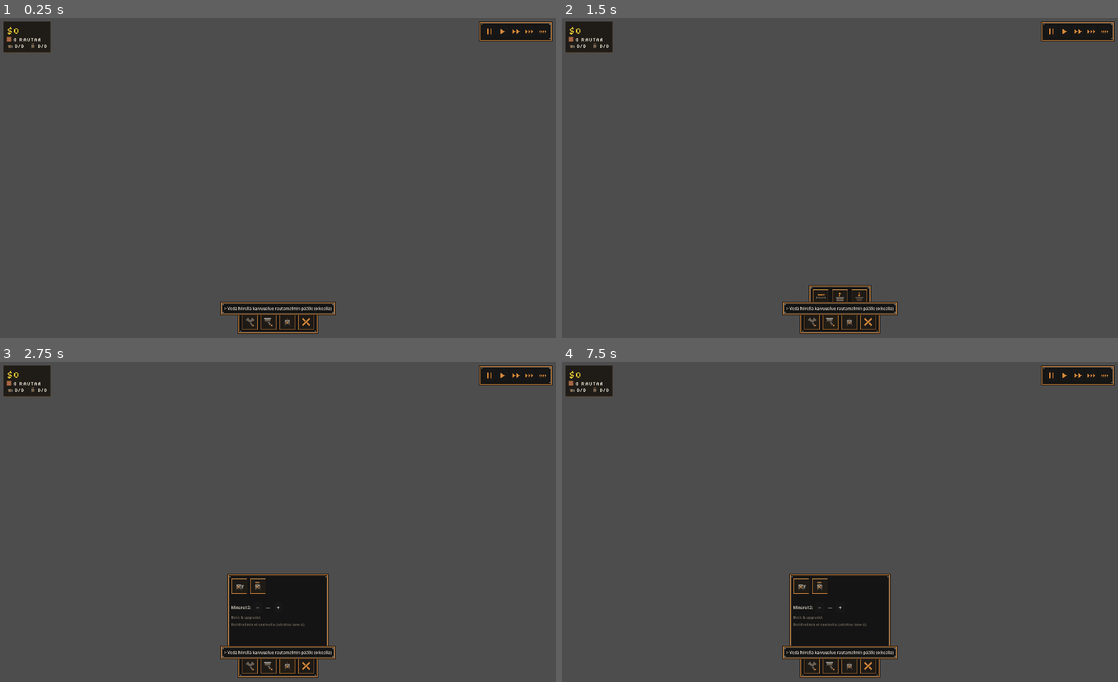
Above: before the commit, frames 1-4 (two rows, left to right).
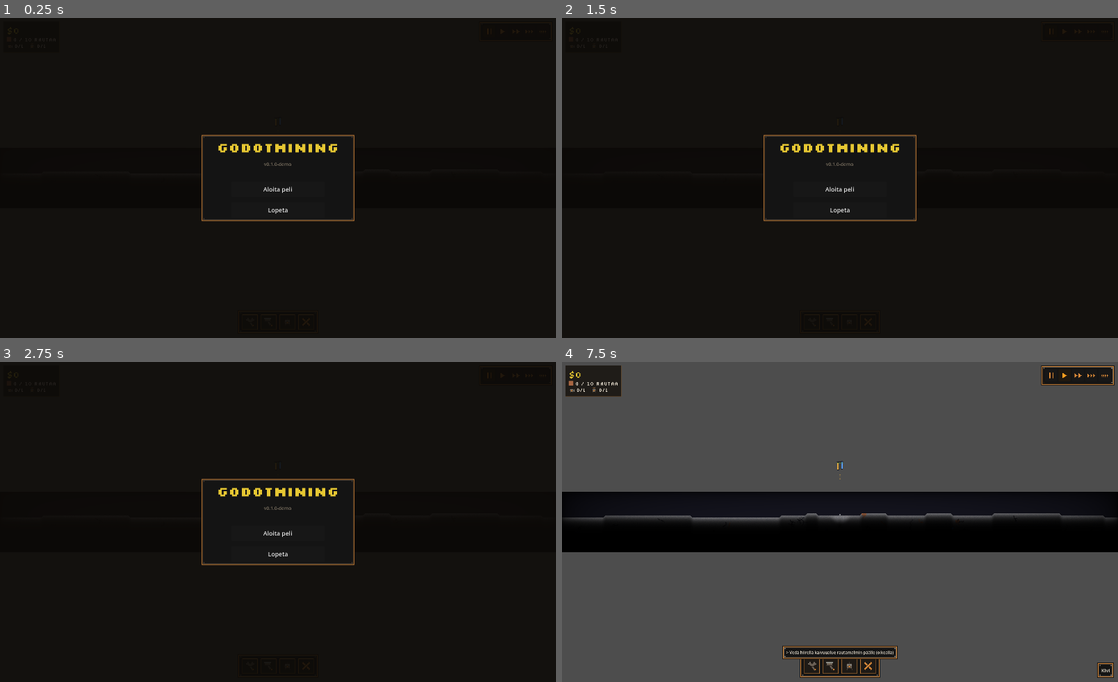
Above: after the commit, the same moments.

Repository: Orveli/GodotMining
Game: Godot game, scene res://scenes/main.tscn
Same seed, same stepped clock (60 frames per second), same inputs: the game is played once before the commit and once after it.
Inputs (mouse positions are in pixels of both pictures, inside the frame that each line leads up to):
- Up to frame 1 (0.25 s): no input
- Up to frame 2 (1.5 s): click (812, 322) at 0.5 s; click (828, 322) at 1.25 s
- Up to frame 3 (2.75 s): click (289, 666) at 2 s
- Up to frame 4 (7.5 s): click (1051, 374) at 2.77 s; click (1062, 374) at 3.52 s; click (1079, 374) at 4.27 s; click (1090, 374) at 5.02 s; click (1106, 374) at 5.77 s; click (801, 586) at 6.52 s; click (840, 534) at 7.25 s, where only the run after the commit has a clickable "Aloita peli"

The runs differ from the first frame. In frame 1, 98% of the frame differs, in the area x 0-100%, y 0-100%; in frame 2, 97%; in frame 3, 94%; in frame 4, 23%.
Error before the commit: Parse Error: Could not parse global class "BotManager" from "res://scripts/bot_manager.gd". (res://scripts/pixel_world.gd:272)

Commit message:
Integraattori-korjaus: palauta _find_pile_in_rect func-otsikko (P3-merge pudotti sen -> parse error x0)

Diff:
--- a/scripts/bot_manager.gd
+++ b/scripts/bot_manager.gd
@@ -1326,6 +1326,7 @@
 # wrappaa, ja massakeskipiste (sx/count) on ei-wrappaava. Sauman yli vedetty pickup-vyohyke
 # aliarvioi kasan reunalla. Normaalipelissa vyohykkeet ovat basen lahella (keskella, x~2048),
 # kaukana saumasta -> hyvaksytty rajoite (speksi 3/P3 kohta 3). Bot-LIIKE/A*/imu wrapaavat oikein.
+func _find_pile_in_rect(rect: Rect2i, filter_mask: int) -> Dictionary:
 	var y0 := maxi(rect.position.y, 0)
 	var y1 := mini(rect.position.y + rect.size.y, SIM_H)
 	var x0 := maxi(rect.position.x, 0)
